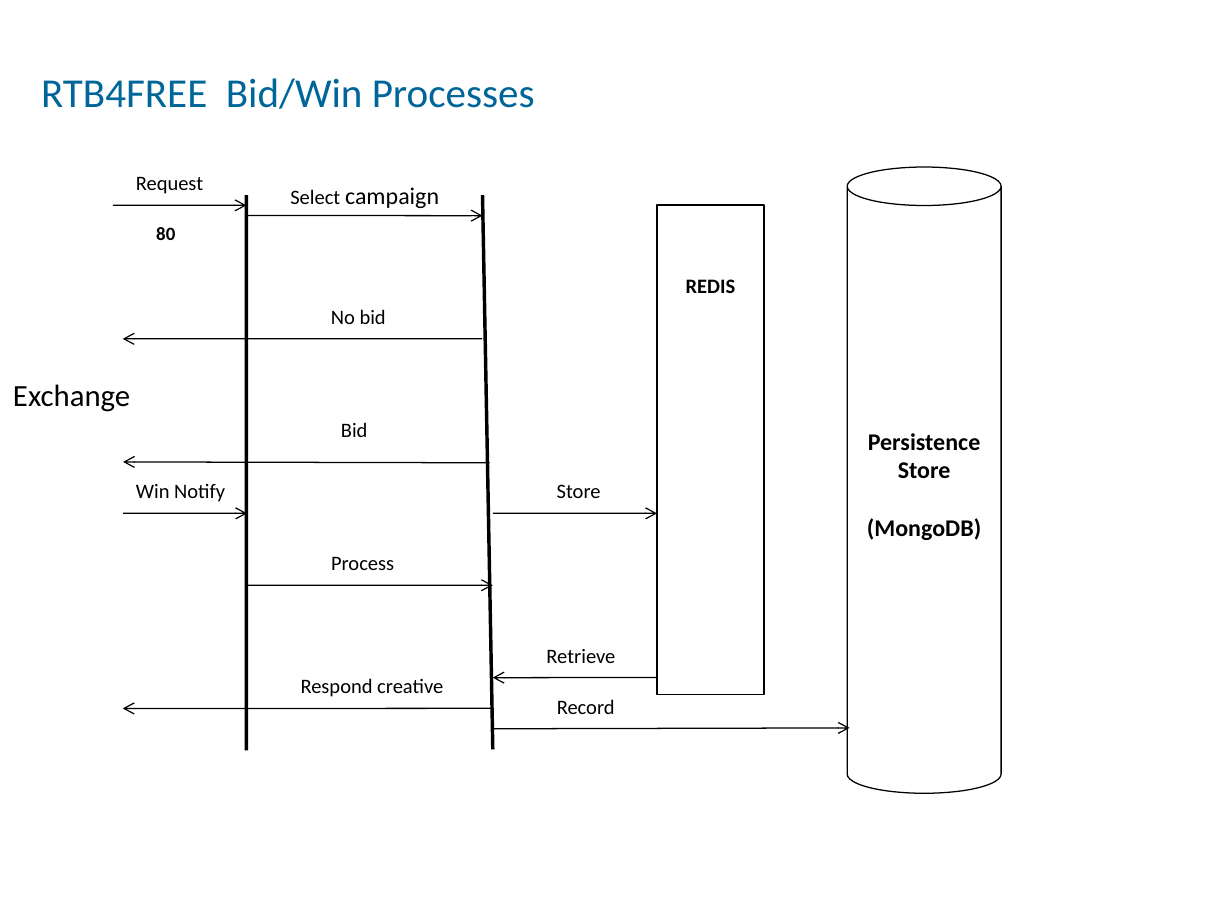
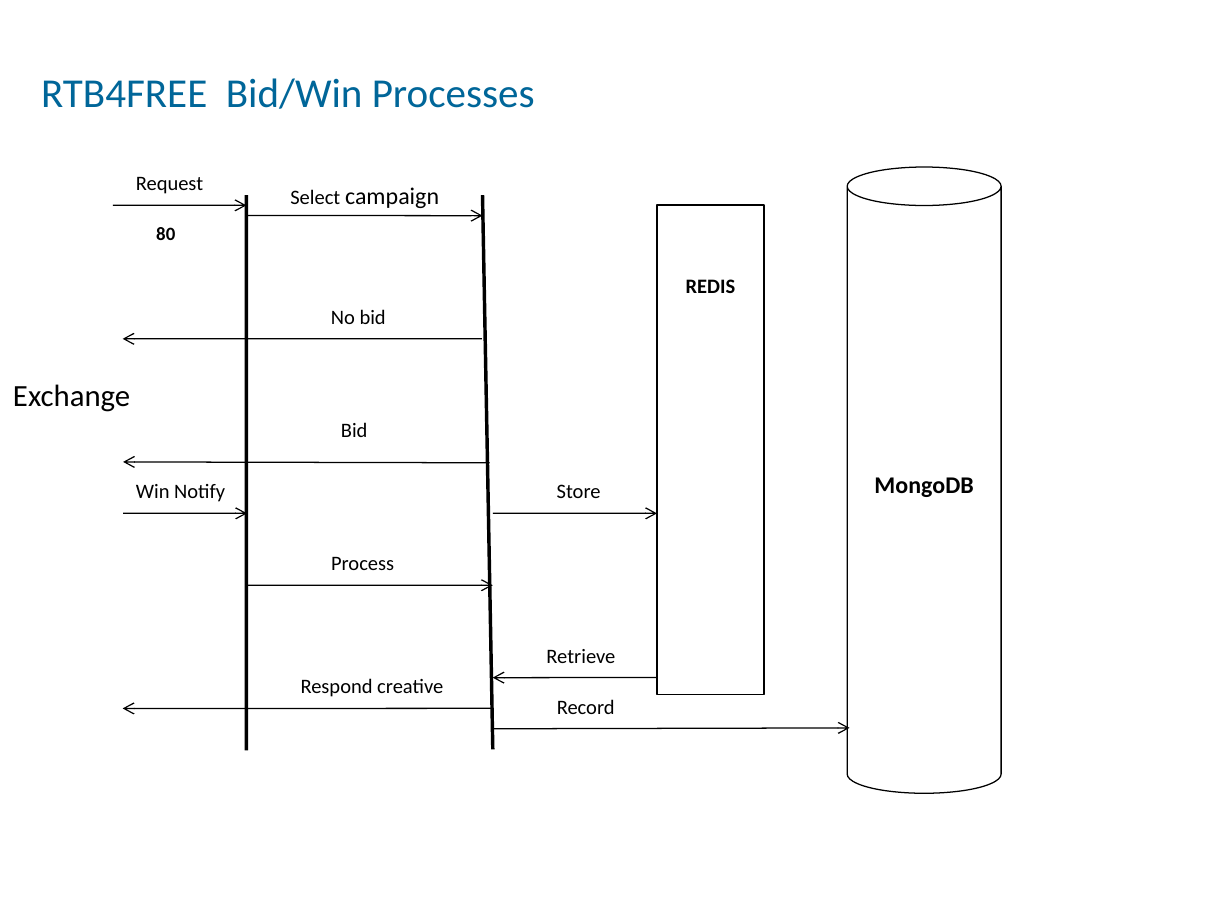
Before and after one commit to benmfaul/XRTB, a slide deck: slide 4 of www/arch/RTB_architecture_mod3.odp. Drawn at 1232x924 pixels with LibreOffice and Linux fonts; fonts in the diff are those of the drawing. Boxes give left, top, right and bottom in pixels: in the first picture for what was removed or moved away, otherwise in the second. Text is boxed around its words. In the diff, an @@ line names an element or a change of style, - is before the commit and + after.

```diff
--- a/www/arch/RTB_architecture_mod3.odp
+++ b/www/arch/RTB_architecture_mod3.odp
@@ text in cylinder at (874, 477, 973, 497): text changed @@
-Persistence
-Store
-(MongoDB)
+MongoDB
```
Also in this commit, not shown: 3 other slides changed.
